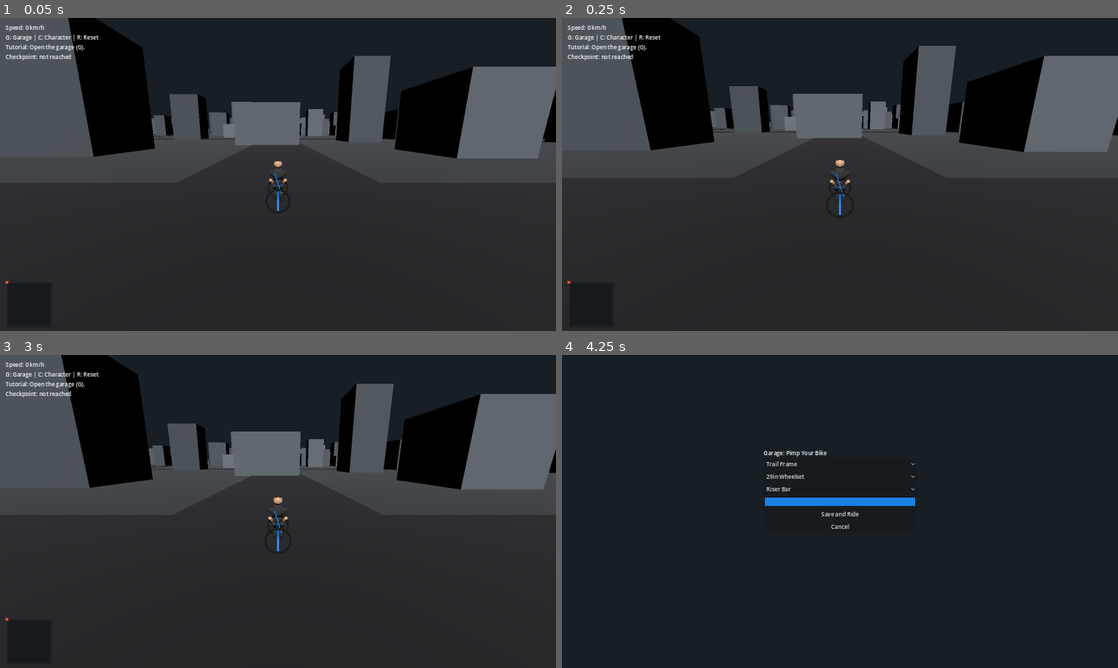
Above: before the commit, frames 1-4 (two rows, left to right).
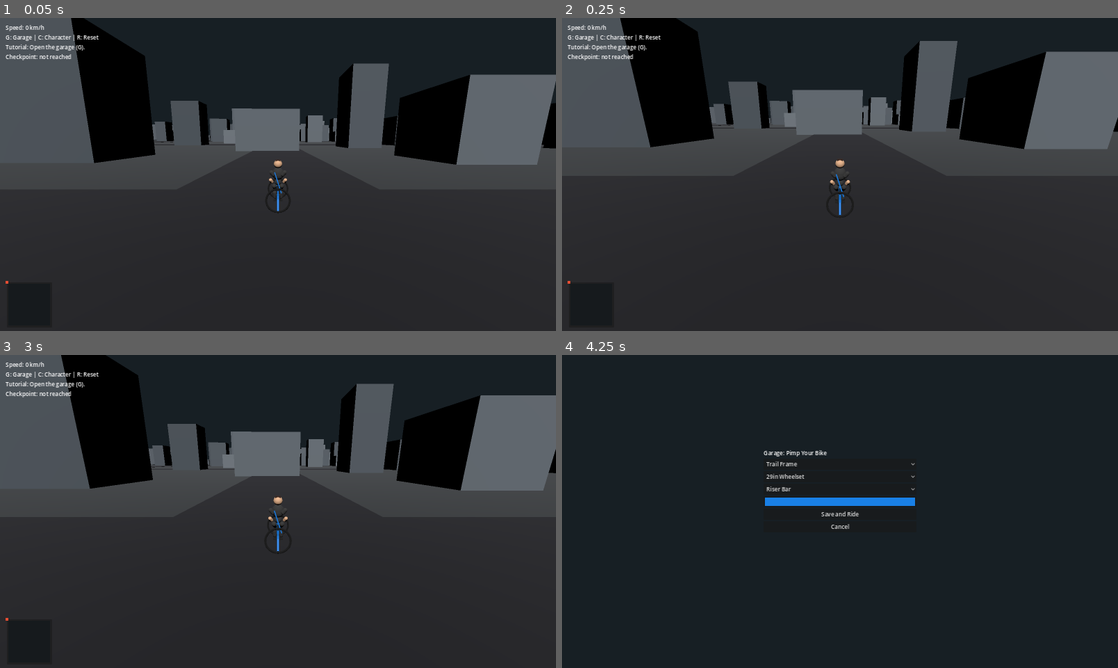
Above: after the commit, the same moments.

Repository: schumannd/bikesim
Game: Godot game, scene res://scenes/Main.tscn
The game is run twice, just before and just after one commit, with the same random seed, the same clock (stepped at 60 frames per second) and the same inputs.
Inputs:
- Up to frame 1 (0.05 s): no input
- Up to frame 2 (0.25 s): no input
- Up to frame 3 (3 s): hold D (steer_right) 0.53-1.25 s; tap C (open_character_customization) at 0.6 s; click "Casual" at 1.25 s; click "Short" at 2 s; click "Cancel" at 2.75 s
- Up to frame 4 (4.25 s): hold Space (brake) from 3.53 s (still down); tap G (open_garage) at 3.6 s

The runs differ from the first frame. In frame 1, 3.7% of the frame differs, in the area x 12-100%, y 0-57%; in frame 2, 2.1%; in frame 3, 0.3%; in frame 4, nothing differs.

Commit message:
Add fail-safe moving ground to prevent falling off streamed terrain.
Track the bike with a large hidden safety collider while keeping predictive chunk streaming, so transient generation gaps no longer allow the player to fall out of the world.

Co-authored-by: Cursor <cursoragent@cursor.com>

Diff:
--- a/scripts/ProceduralCity.gd
+++ b/scripts/ProceduralCity.gd
@@ -5,19 +5,23 @@
 @export var load_radius: int = 4
 @export var unload_radius: int = 6
 @export var look_ahead_seconds: float = 3.0
+@export var safety_ground_size: float = 280.0
 
 var _loaded_chunks: Dictionary = {}
 var _bike: Node3D
+var _safety_ground: StaticBody3D
 
 func _ready() -> void:
 	_bike = get_node_or_null(bike_path)
 	_clear_legacy_static_layout()
+	_create_safety_ground()
 	if not _loaded_chunks.has("0:0"):
 		_create_chunk(Vector2i.ZERO, "0:0")
 	_refresh_chunks(true)
 
 func _process(_delta: float) -> void:
 	_refresh_chunks(false)
+	_update_safety_ground_position()
 
 func _refresh_chunks(force: bool) -> void:
 	if _bike == null:
@@ -174,3 +178,33 @@
 	var key: String = "%d:%d" % [chunk_coord.x, chunk_coord.y]
 	if not _loaded_chunks.has(key):
 		_create_chunk(chunk_coord, key)
+
+func _create_safety_ground() -> void:
+	_safety_ground = StaticBody3D.new()
+	_safety_ground.name = "SafetyGround"
+	add_child(_safety_ground)
+
+	var shape_node := CollisionShape3D.new()
+	var shape := BoxShape3D.new()
+	shape.size = Vector3(safety_ground_size, 2.0, safety_ground_size)
+	shape_node.shape = shape
+	_safety_ground.add_child(shape_node)
+
+	var mesh_instance := MeshInstance3D.new()
+	var mesh := BoxMesh.new()
+	mesh.size = Vector3(safety_ground_size, 0.5, safety_ground_size)
+	mesh_instance.mesh = mesh
+	mesh_instance.position = Vector3(0.0, -0.75, 0.0)
+	var mat := StandardMaterial3D.new()
+	mat.albedo_color = Color(0.2, 0.22, 0.24, 1.0)
+	mat.roughness = 1.0
+	mesh_instance.material_override = mat
+	_safety_ground.add_child(mesh_instance)
+
+func _update_safety_ground_position() -> void:
+	if _safety_ground == null:
+		return
+	if _bike != null:
+		_safety_ground.global_position = Vector3(_bike.global_position.x, -3.0, _bike.global_position.z)
+	else:
+		_safety_ground.global_position = Vector3(0.0, -3.0, 0.0)
